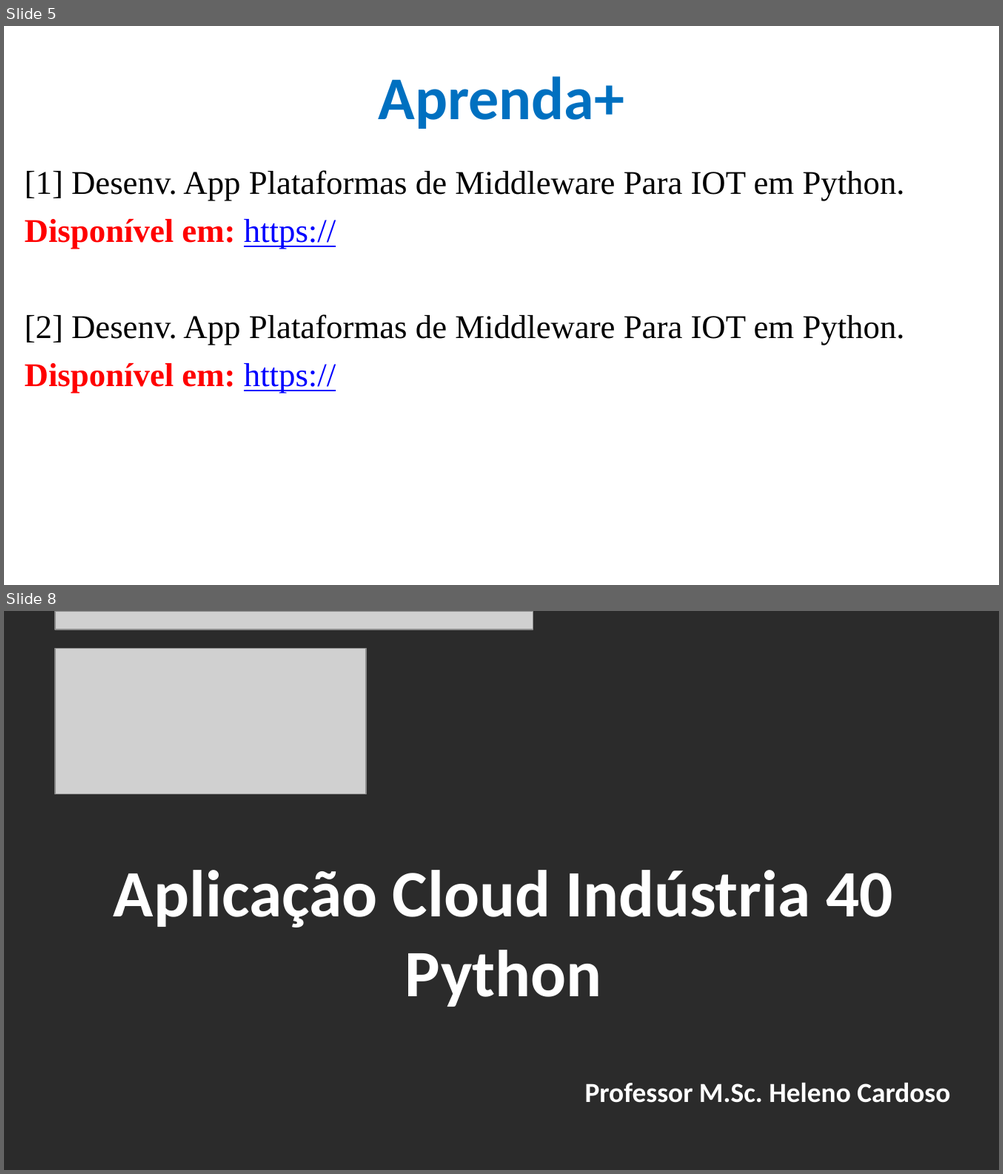
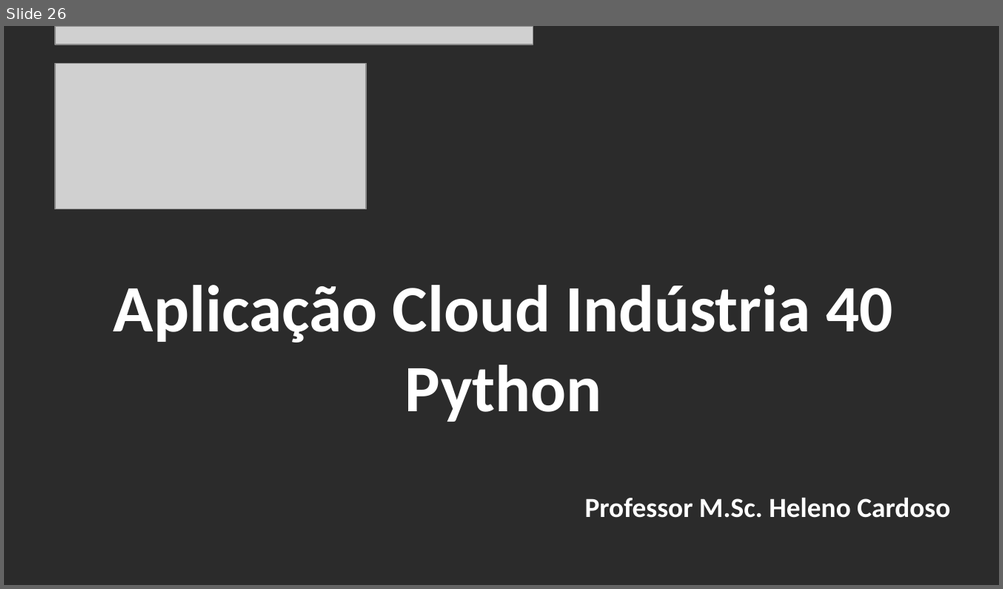
Before and after one commit to CloudEducationBrazil/WydenArea1AplicacaoCloudIndustria40Python, a slide deck: 01 Classes/Aula 09 - Aplicação Cloud Indústria 40 Python IoT - Integração Cloud IoT Características Relevantes.pptx. Shown one above the other, each under a label of ours: slides 5 and 8 before the commit, slide 26 after it; the slides between them are not shown. The pictures are 1003x1174 and 1003x589 pixels, drawn with LibreOffice and Linux fonts; fonts in the diff are those of the drawing; grey boxes stand for pictures; background and template pictures are left out; a plain dark background stands for a picture behind light text. Boxes give left, top, right and bottom in pixels: in the first picture for what was removed or moved away, otherwise in the second. Text is boxed around its words. In the diff, an @@ line names an element or a change of style, - is before the commit and + after.

Commit message:
Aula 09 Cloud IoT Python Indústria 4.0 e Outros 09maio2023

```diff
--- a/01 Classes/Aula 09 - Aplicação Cloud Indústria 40 Python IoT - Integração Cloud IoT Características Relevantes.pptx
+++ b/01 Classes/Aula 09 - Aplicação Cloud Indústria 40 Python IoT - Integração Cloud IoT Características Relevantes.pptx
@@ slide 5 removed at (4, 26, 999, 585), background picture (left out) @@
@@ title removed at (378, 76, 624, 129) @@
-Aprenda+
@@ text removed at (25, 170, 905, 394) @@
-[1] Desenv. App Plataformas de Middleware Para IOT em Python.
-Disponível em: https://
-[2] Desenv. App Plataformas de Middleware Para IOT em Python.
-Disponível em: https://
@@ what was slide 8 is now slide 26 @@
```
Also in this commit, not shown: 5 slides changed, 20 slides added, 1 other slide removed, 4 other files.
